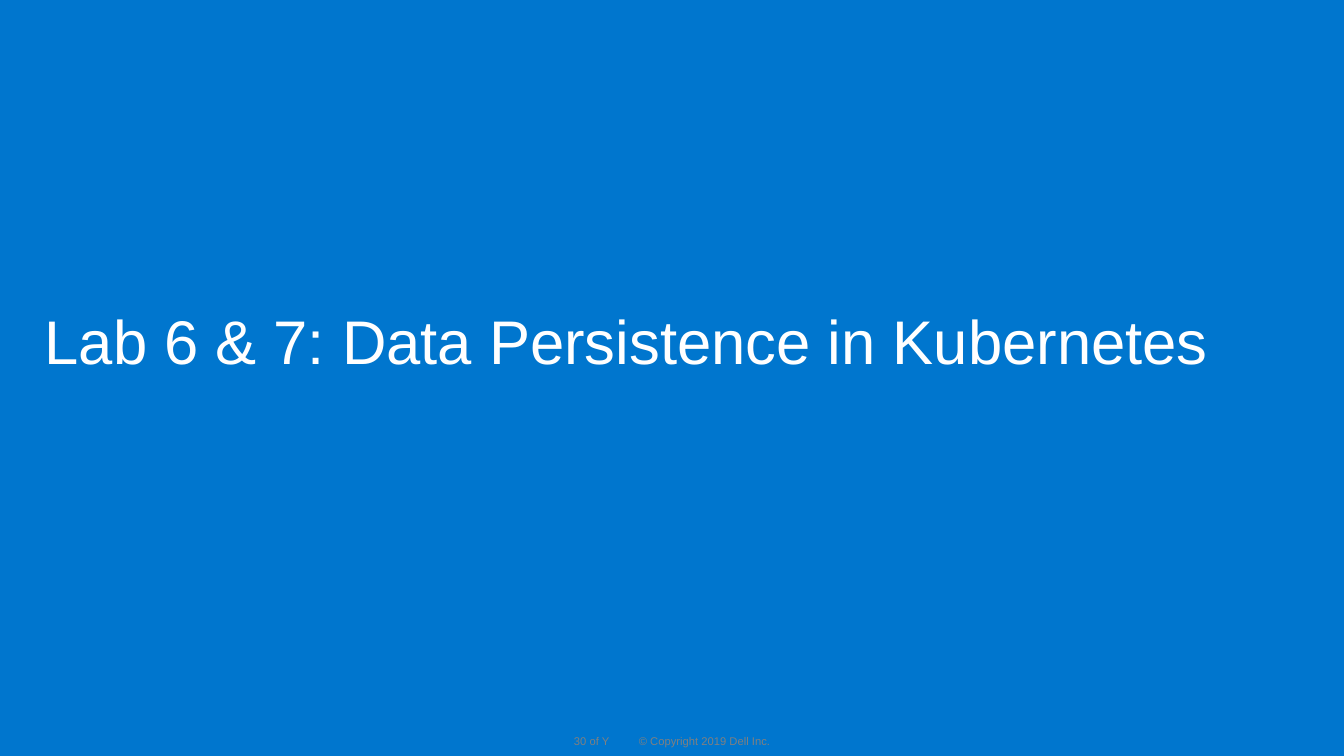
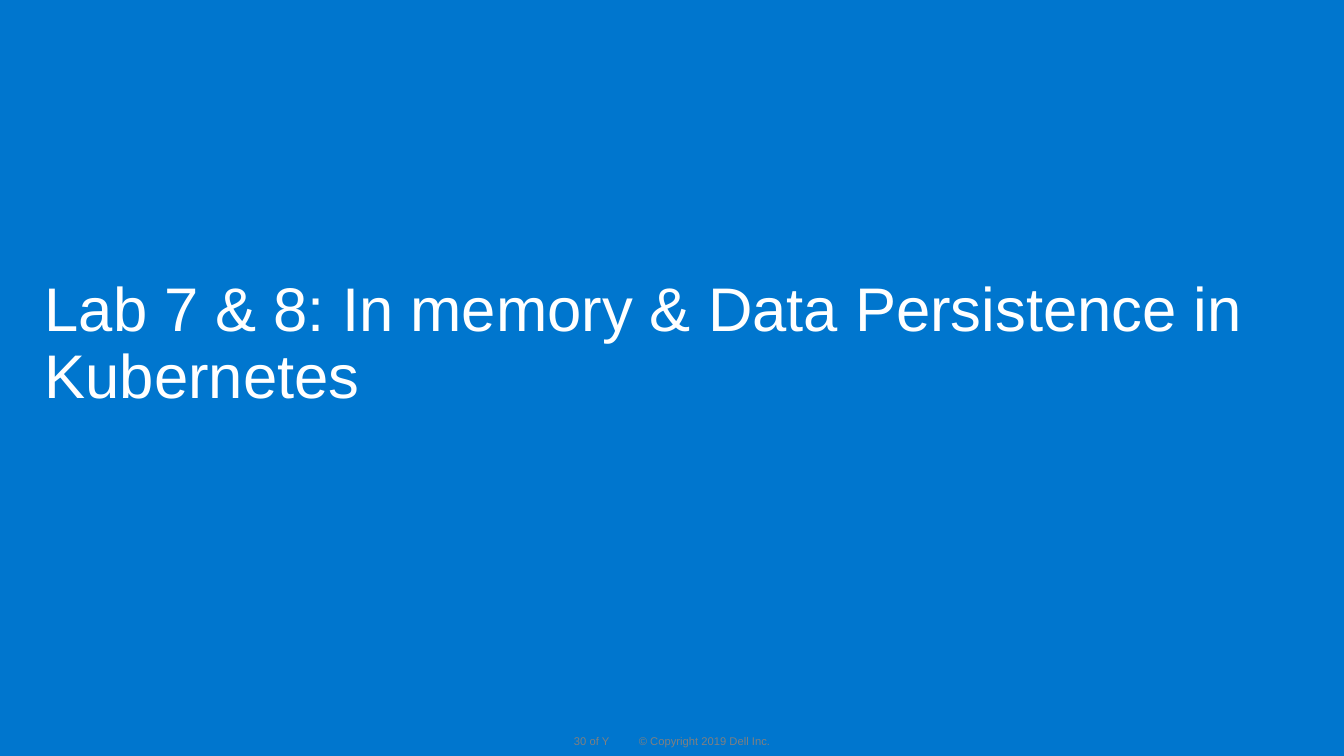
Before and after one commit to dteskubernetesworkshop/spring-boot-k8s-workshop, a slide deck: slide 30 of slides/k8 workshop deck-Day-2 -v 1.0D.pptx. Drawn at 1344x756 pixels with LibreOffice and Linux fonts; fonts in the diff are those of the drawing; background and template pictures are left out. Boxes give left, top, right and bottom in pixels: in the first picture for what was removed or moved away, otherwise in the second. Text is boxed around its words. In the diff, an @@ line names an element or a change of style, - is before the commit and + after.

```diff
--- a/slides/k8 workshop deck-Day-2 -v 1.0D.pptx
+++ b/slides/k8 workshop deck-Day-2 -v 1.0D.pptx
@@ title at bbox=[45, 286, 1242, 399]: text changed @@
-Lab 6 & 7: Data Persistence in Kubernetes
+Lab 7 & 8: In memory & Data Persistence in Kubernetes
```
Also in this commit, not shown: 1 other slide changed, 2 other files.
